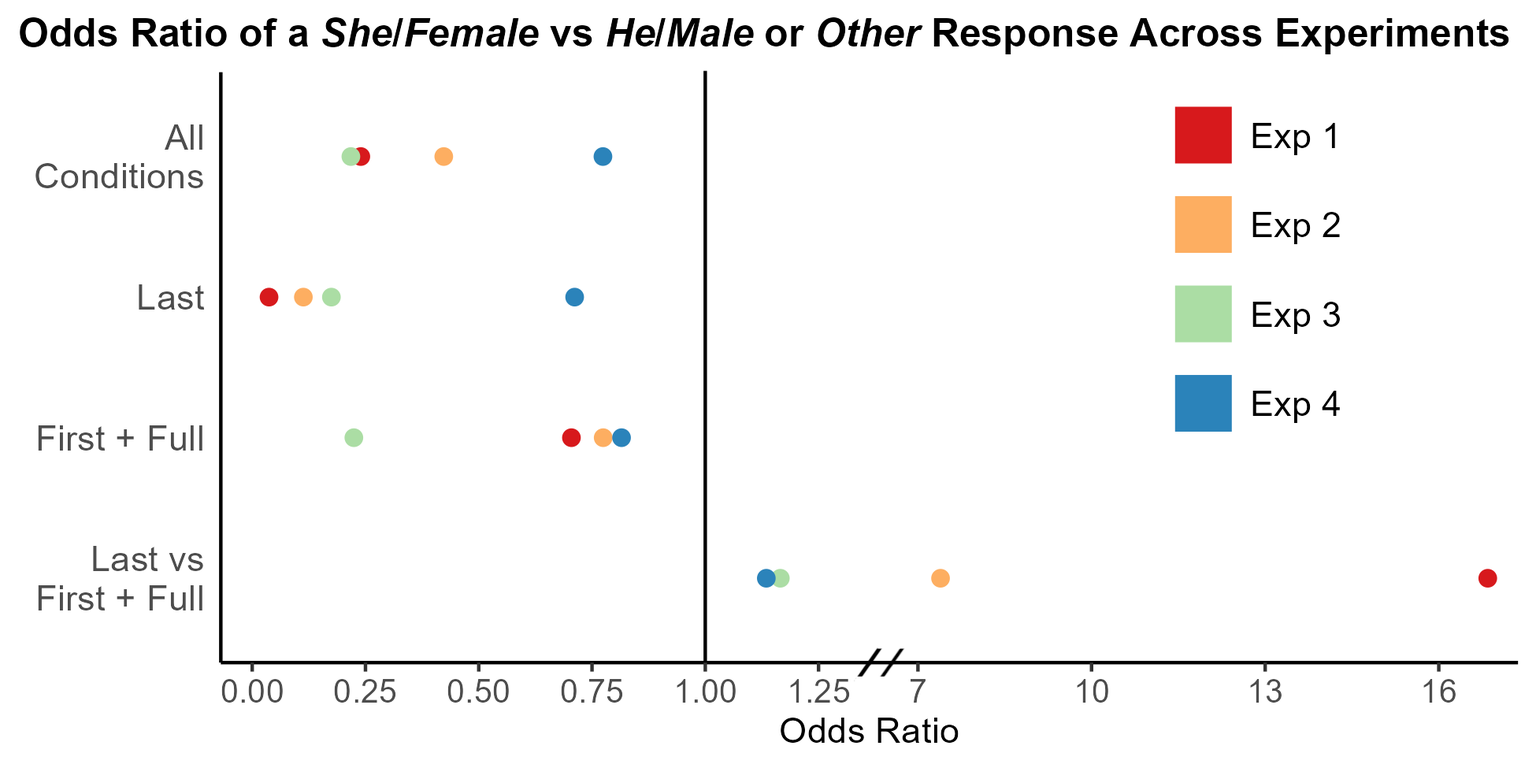
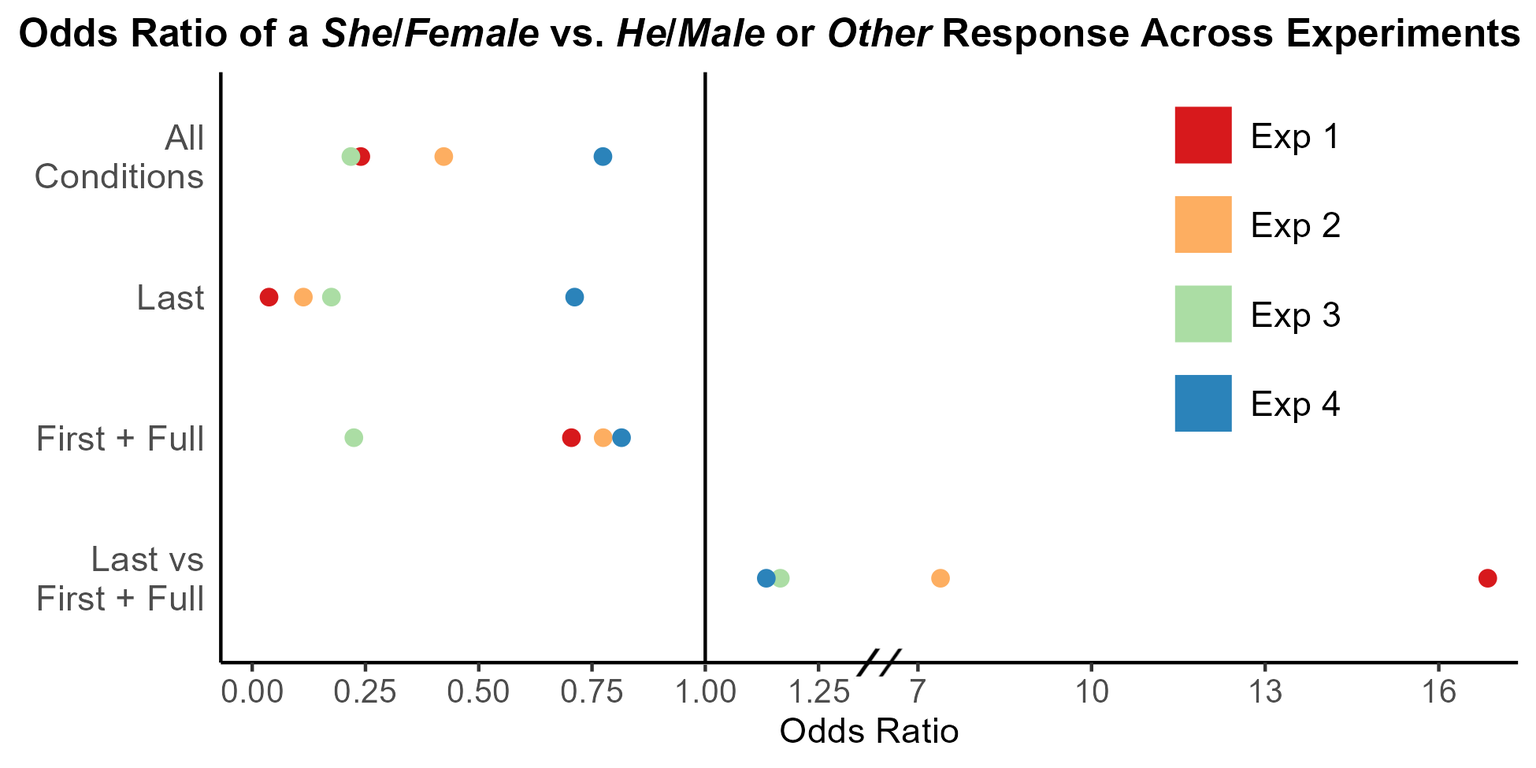
Layered file, before and after one edit (1536 × 768). Changes by layer:
added layer "Pasted Layer" above "all_oddsRatio.png" over [853, 647, 905, 679]
painted on "all_oddsRatio.png" over [596, 17, 1521, 683]
